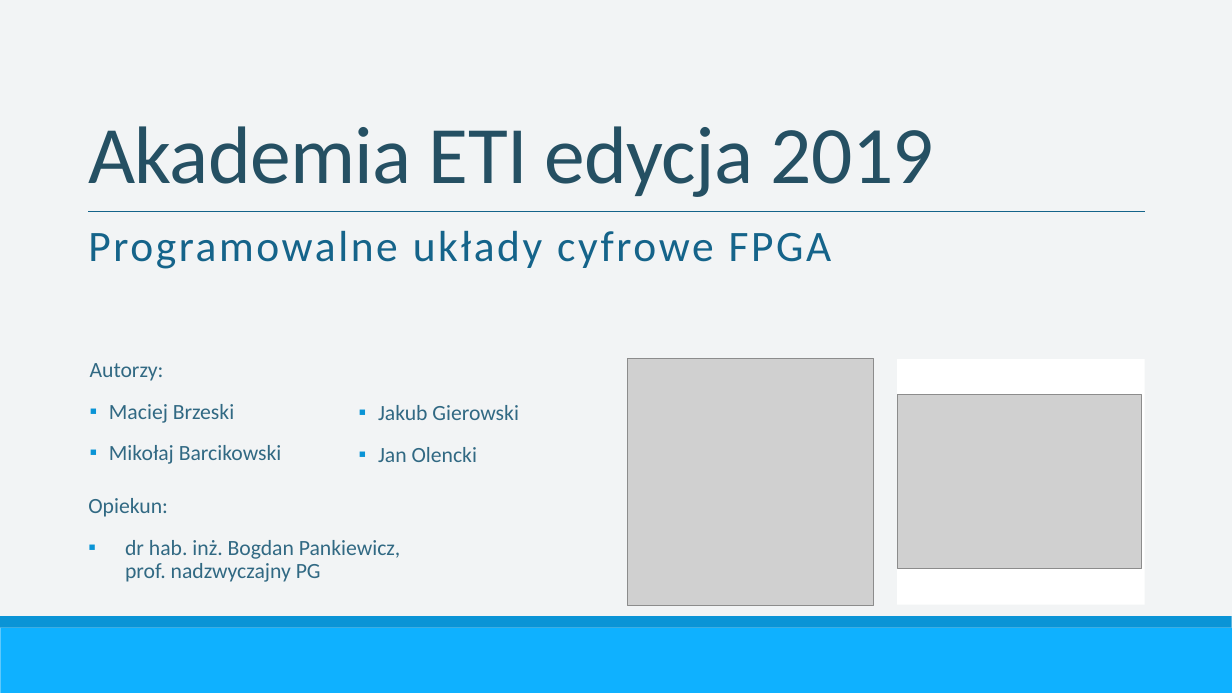
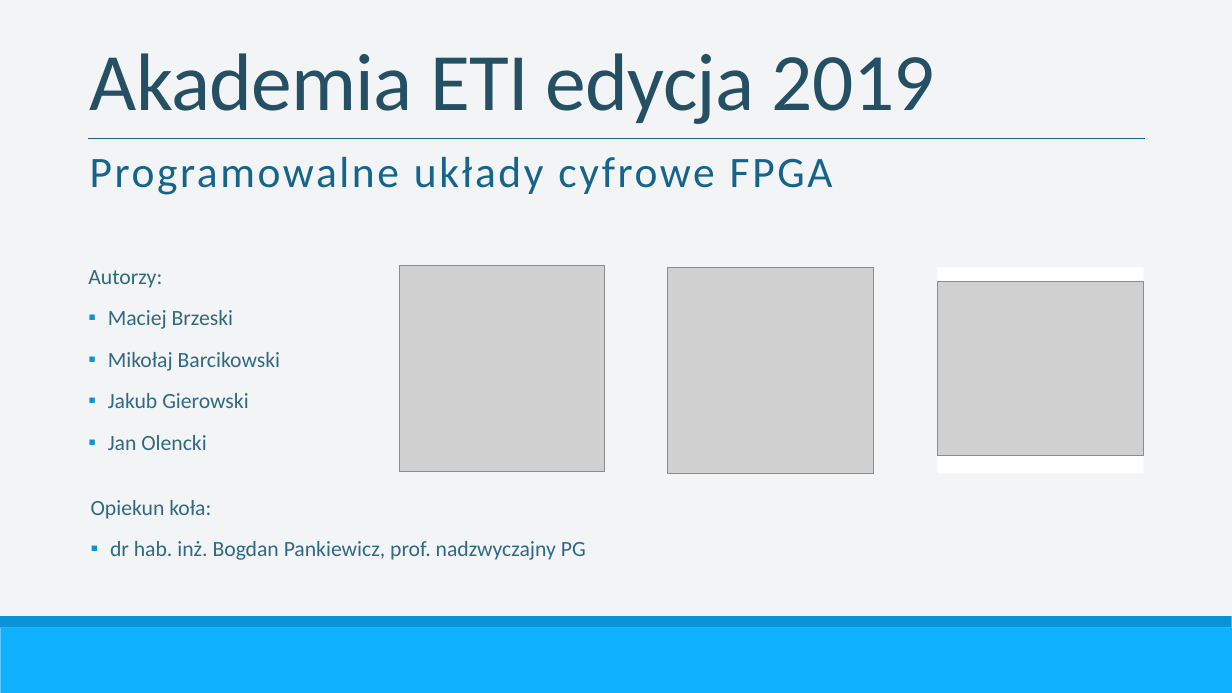
Before and after one commit to SKNCHIP/AkademiaETI_2019, a slide deck: slide 1 of Prezentacja/Prezentacja.pptx. Drawn at 1232x693 pixels with LibreOffice and Linux fonts; fonts in the diff are those of the drawing; grey boxes stand for pictures. Boxes give left, top, right and bottom in pixels: in the first picture for what was removed or moved away, otherwise in the second. Text is boxed around its words. In the diff, an @@ line names an element or a change of style, - is before the commit and + after.

```diff
--- a/Prezentacja/Prezentacja.pptx
+++ b/Prezentacja/Prezentacja.pptx
@@ title "Akademia ETI edycja 2019": place and size @@
-title "Akademia ETI edycja 2019" at [88,126,934,197]
+title "Akademia ETI edycja 2019" at [90,53,935,124]
@@ line moved from (88, 211) - (1145, 211) to (88, 139) - (1145, 139) @@
@@ subtitle "Programowalne układy cyfrowe FPGA": place and size @@
-subtitle "Programowalne układy cyfrowe FPGA" at [88,230,832,269]
+subtitle "Programowalne układy cyfrowe FPGA" at [90,156,833,195]
@@ text "Autorzy:": place and size @@
-text "Autorzy:" at [90,363,282,464]
+text "Autorzy:" at [88,270,281,450]
@@ picture: place and size @@
-picture at [628,358,874,605]
+picture at [399,266,604,472]
@@ picture added at [668,267,874,473] @@
@@ rectangle: place and size @@
-rectangle at [897,359,1144,604]
+rectangle at [938,267,1144,473]
@@ picture: place and size @@
-picture at [897,394,1141,568]
+picture at [938,282,1144,456]
@@ text at [108,393,249,450]: paragraphs added @@
+▪ Jakub Gierowski
+▪ Jan Olencki
@@ text removed at [378,405,519,462] @@
-▪ Jakub Gierowski
-▪ Jan Olencki
@@ text at [91,500,211,519]: text changed @@
-Opiekun:
+Opiekun koła:
@@ text at [110,541,586,560]: indent changed @@
```
Also in this commit, not shown: 12 other slides changed, 1 slide added, 1 slide removed, 1 other file.
